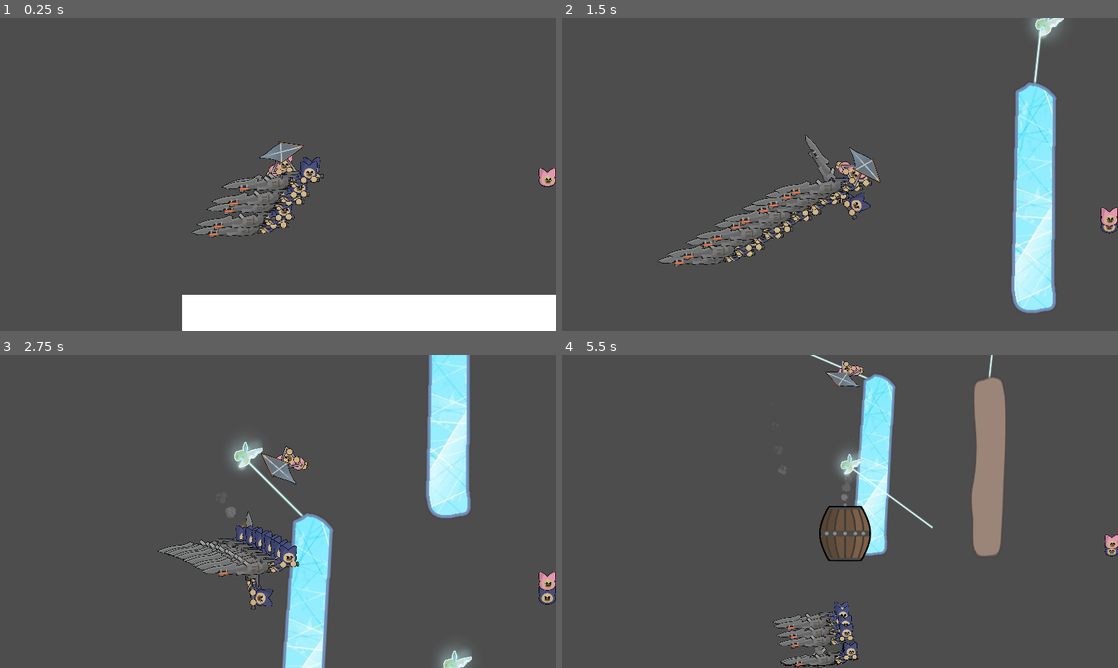
Above: before the commit, frames 1-4 (two rows, left to right).
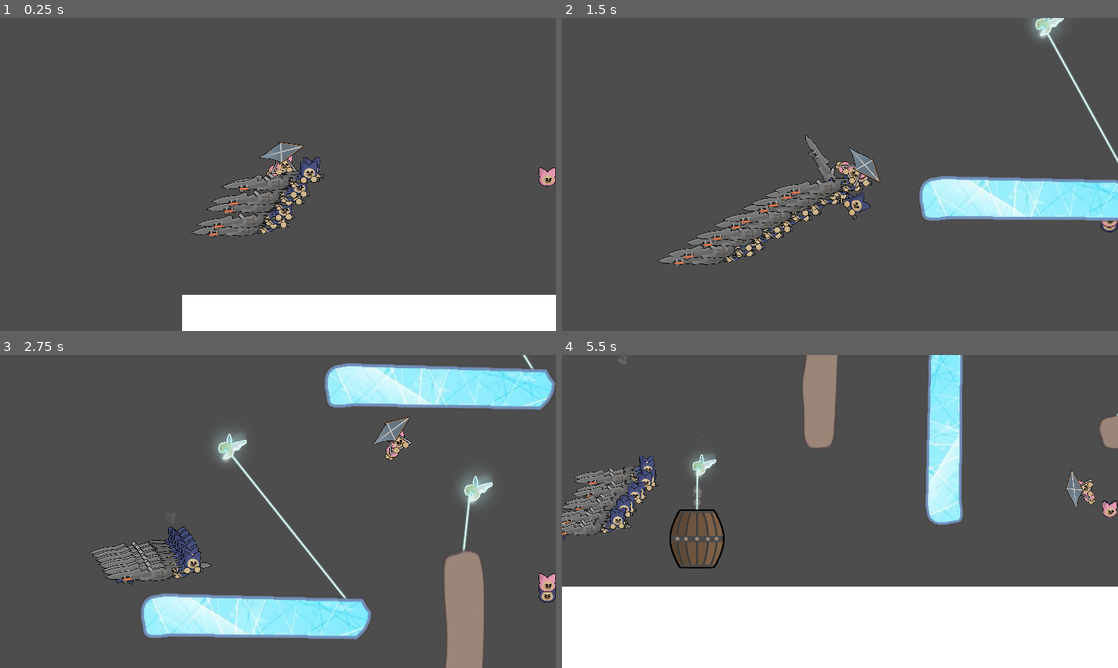
Above: after the commit, the same moments.

Repository: IssacZhuang/Gamejam-2024-Global
Game: Godot game, scene res://CatsFly.tscn
The game is run twice, just before and just after one commit, with the same random seed, the same clock (stepped at 60 frames per second) and the same inputs. Sound files missing from this copy of the repository are replaced by a short silence.
Inputs:
- Up to frame 1 (0.25 s): no input
- Up to frame 2 (1.5 s): hold D (player_rotation_right) 0.53-1.28 s; tap Down (player_power_down) at 0.6 s; hold A (player_rotation_left) from 1.28 s (still down); tap . (player_power_separate) at 1.35 s
- Up to frame 3 (2.75 s): release A (player_rotation_left) at 2.03 s; hold D (player_rotation_right) from 2.03 s (still down); tap Down (player_power_down) at 2.1 s
- Up to frame 4 (5.5 s): tap . (player_power_separate) at 2.85, 4.35 s; release D (player_rotation_right) at 3.53 s; hold A (player_rotation_left) from 3.53 s (still down); tap Down (player_power_down) at 3.6, 5.1 s

The runs differ from the first frame. In frame 1, less than 0.1% of the frame differs, in the area x 96-100%, y 47-54%; in frame 2, 9.1%; in frame 3, 24%; in frame 4, 43%, in the area x 0-100%, y 0-100%.

Commit message:
add: new level

Diff:
--- a/Godot/Scenes/Nodes/LevelManager/end_position.tscn
+++ b/Godot/Scenes/Nodes/LevelManager/end_position.tscn
@@ -15,20 +15,6 @@
 script = ExtResource("1_ouvk8")
 metadata/_edit_group_ = true
 
-[node name="ColorRect" type="ColorRect" parent="."]
-anchors_preset = 8
-anchor_left = 0.5
-anchor_top = 0.5
-anchor_right = 0.5
-anchor_bottom = 0.5
-offset_left = -24.0
-offset_top = -64.0
-offset_right = 950.0
-offset_bottom = 1274.0
-grow_horizontal = 2
-grow_vertical = 2
-color = Color(0, 0.976471, 0.698039, 1)
-
 [node name="CollisionShape2D" type="CollisionShape2D" parent="."]
 position = Vector2(461.798, 600.403)
 shape = SubResource("RectangleShape2D_qmg5y")
--- a/Godot/Scenes/Nodes/LevelManager/level_1.tscn
+++ b/Godot/Scenes/Nodes/LevelManager/level_1.tscn
@@ -75,28 +75,108 @@
 [node name="StoneWall" parent="StoneWalls" instance=ExtResource("2_4g4k5")]
 position = Vector2(15437, -3172)
 
+[node name="Line" parent="StoneWalls/StoneWall" index="0"]
+position = Vector2(-633, -1145.5)
+rotation = -1.00094
+scale = Vector2(10.6288, 1.28435)
+
+[node name="Bug" parent="StoneWalls/StoneWall/Node2D" index="0"]
+frame = 0
+
+[node name="RigidBody2D" parent="StoneWalls/StoneWall" index="2"]
+rotation = -1.5708
+
 [node name="StoneWall2" parent="StoneWalls" instance=ExtResource("2_4g4k5")]
-position = Vector2(18863, -72)
+position = Vector2(16732, 213)
+
+[node name="Line" parent="StoneWalls/StoneWall2" index="0"]
+position = Vector2(-633, -1145.5)
+rotation = -1.00094
+scale = Vector2(10.6288, 1.28435)
+
+[node name="Bug" parent="StoneWalls/StoneWall2/Node2D" index="0"]
+frame = 0
+
+[node name="RigidBody2D" parent="StoneWalls/StoneWall2" index="2"]
+rotation = -1.5708
 
 [node name="StoneWall3" parent="StoneWalls" instance=ExtResource("2_4g4k5")]
-position = Vector2(12913, -1102)
+position = Vector2(10927, -1027)
 
 [node name="WoodenWalls" type="Node2D" parent="."]
 
 [node name="WoodenWall" parent="WoodenWalls" instance=ExtResource("3_v8bk2")]
 position = Vector2(7719, -1578)
 
+[node name="Line" parent="WoodenWalls/WoodenWall" index="0"]
+position = Vector2(734, -1145.5)
+rotation = 1.06596
+scale = Vector2(10.2247, 1.28435)
+
+[node name="Bug" parent="WoodenWalls/WoodenWall/Node2D" index="0"]
+frame = 0
+
+[node name="WoodenWallBody" parent="WoodenWalls/WoodenWall" index="2"]
+rotation = 1.5708
+
 [node name="WoodenWall2" parent="WoodenWalls" instance=ExtResource("3_v8bk2")]
 position = Vector2(10533, -4526)
+
+[node name="Line" parent="WoodenWalls/WoodenWall2" index="0"]
+position = Vector2(734, -1145.5)
+rotation = 1.06596
+scale = Vector2(10.2247, 1.28435)
+
+[node name="Bug" parent="WoodenWalls/WoodenWall2/Node2D" index="0"]
+frame = 0
+
+[node name="WoodenWallBody" parent="WoodenWalls/WoodenWall2" index="2"]
+rotation = 1.5708
+
+[node name="WoodenWall3" parent="WoodenWalls" instance=ExtResource("3_v8bk2")]
+position = Vector2(12843, 152)
+
+[node name="WoodenWall4" parent="WoodenWalls" instance=ExtResource("3_v8bk2")]
+position = Vector2(23898, -2245)
+
+[node name="Line" parent="WoodenWalls/WoodenWall4" index="0"]
+position = Vector2(-176, -1041)
+rotation = -1.35272
+scale = Vector2(10.0025, 1.28435)
+
+[node name="Bug" parent="WoodenWalls/WoodenWall4/Node2D" index="0"]
+frame = 0
+
+[node name="WoodenWallBody" parent="WoodenWalls/WoodenWall4" index="2"]
+position = Vector2(914, 209)
+rotation = -1.5708
 
 [node name="ExplosionBuckets" type="Node2D" parent="."]
 position = Vector2(6160, -144)
 
 [node name="ExplosionBucket" parent="ExplosionBuckets" instance=ExtResource("4_qv0it")]
-position = Vector2(4378, 143)
+position = Vector2(2840, 2001)
 
 [node name="ExplosionBucket2" parent="ExplosionBuckets" instance=ExtResource("4_qv0it")]
 position = Vector2(11736, -5232)
+
+[node name="ExplosionBucket3" parent="ExplosionBuckets" instance=ExtResource("4_qv0it")]
+position = Vector2(235, 1944)
+
+[node name="ExplosionBucket4" parent="ExplosionBuckets" instance=ExtResource("4_qv0it")]
+position = Vector2(13604, -1332)
+
+[node name="ExplosionBucket5" parent="ExplosionBuckets" instance=ExtResource("4_qv0it")]
+position = Vector2(13643, 1351)
+
+[node name="ExplosionBucket6" parent="ExplosionBuckets" instance=ExtResource("4_qv0it")]
+position = Vector2(15070, -3882)
+
+[node name="ExplosionBucket7" parent="ExplosionBuckets" instance=ExtResource("4_qv0it")]
+position = Vector2(8372, -1104)
+
+[node name="ExplosionBucket8" parent="ExplosionBuckets" instance=ExtResource("4_qv0it")]
+position = Vector2(7954, -6641)
 
 [node name="StartPosition" parent="." instance=ExtResource("5_4pxah")]
 position = Vector2(1147, 1600)
@@ -104,9 +184,15 @@
 [node name="EndPoints" type="Node2D" parent="."]
 
 [node name="EndPositionBlue" parent="EndPoints" instance=ExtResource("6_fxcgr")]
-position = Vector2(23122, 2122)
+position = Vector2(23093, 1261)
 texture = ExtResource("7_6fcf7")
 
 [node name="EndPositionPink" parent="EndPoints" instance=ExtResource("6_fxcgr")]
-position = Vector2(26100, 2125)
+position = Vector2(25382, 1294)
 texture = ExtResource("8_1yg2t")
+
+[editable path="StoneWalls/StoneWall"]
+[editable path="StoneWalls/StoneWall2"]
+[editable path="WoodenWalls/WoodenWall"]
+[editable path="WoodenWalls/WoodenWall2"]
+[editable path="WoodenWalls/WoodenWall4"]
--- a/Godot/Scripts/Blocks/explosion_bucket.gd
+++ b/Godot/Scripts/Blocks/explosion_bucket.gd
@@ -23,9 +23,11 @@
 
 		check_broke(body)
 	elif body.name == "Character1":
+		effectManager.trigger_effect_once(self.global_position, 0, Vector2(1,1), 0, "Explosion1")
 		print("Character1 hit wooden!")
 		check_broke(body)
 	elif body.name == "Character2":
+		effectManager.trigger_effect_once(self.global_position, 0, Vector2(1,1), 0, "Explosion1")
 		print("Character2 hit wooden!")
 		check_broke(body)
 	pass
